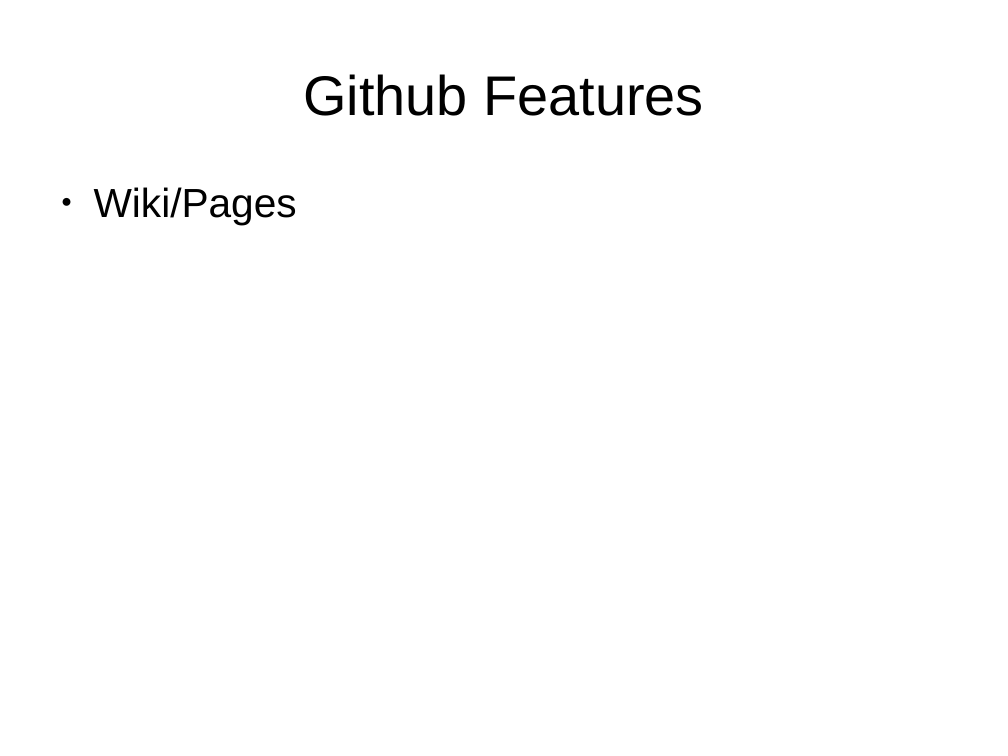
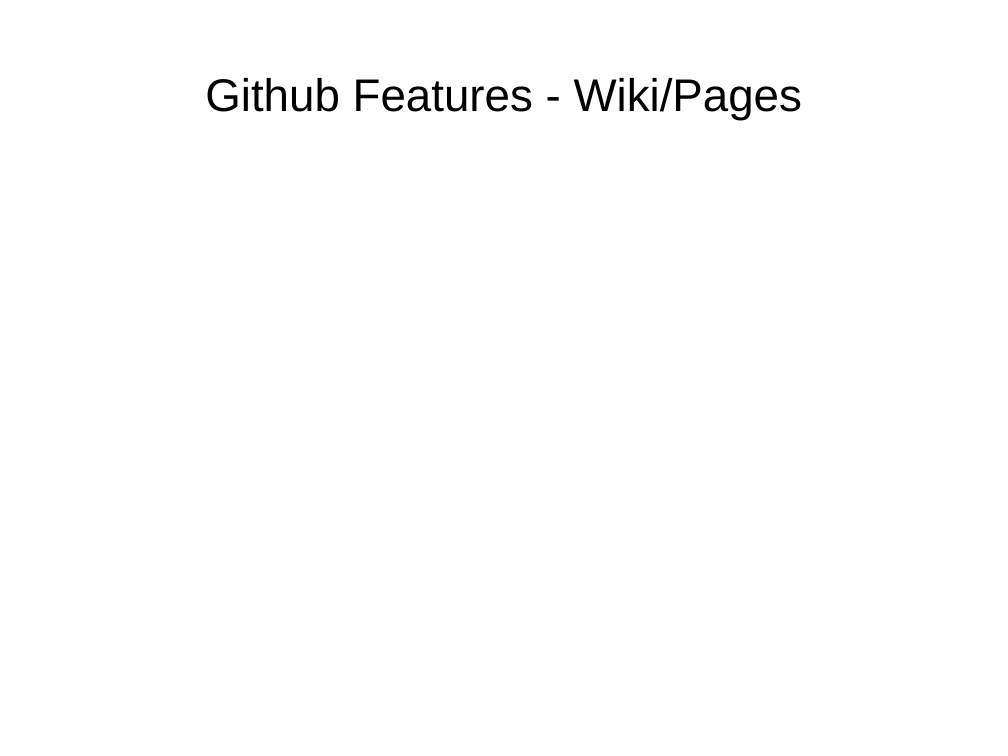
Before and after one commit to rommsen/Seminar_1905, a slide deck: slide 18 of referat/Kapitel4.odp (slide 15 before the commit). Drawn at 1008x756 pixels with LibreOffice and Linux fonts; fonts in the diff are those of the drawing. Boxes give left, top, right and bottom in pixels: in the first picture for what was removed or moved away, otherwise in the second. Text is boxed around its words. In the diff, an @@ line names an element or a change of style, - is before the commit and + after.

Commit message:
Github ausgebaut

```diff
--- a/referat/Kapitel4.odp
+++ b/referat/Kapitel4.odp
@@ title at <box>205,78,802,120</box>: text changed; size 44 to 36 pt @@
-Github Features
+Github Features - Wiki/Pages
@@ text removed at <box>94,187,297,225</box> @@
-● Wiki/Pages
```
Also in this commit, not shown: 12 other slides changed, 4 slides added, 2 slides removed, 34 other files.
